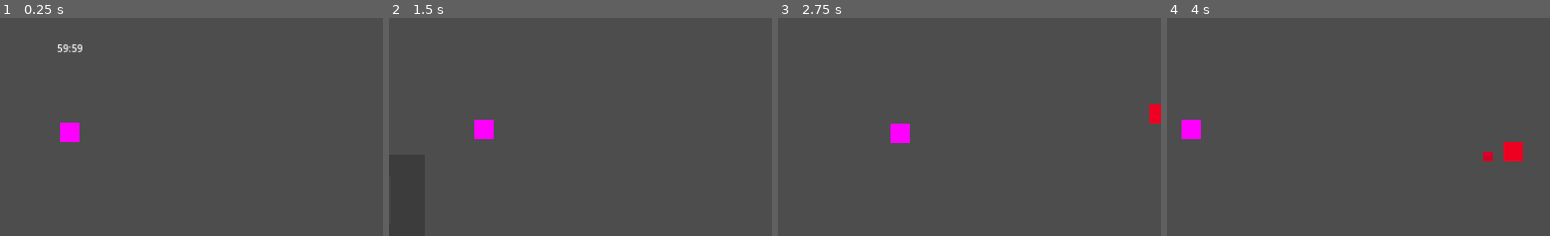
Above: before the commit, frames 1-4 (left to right).
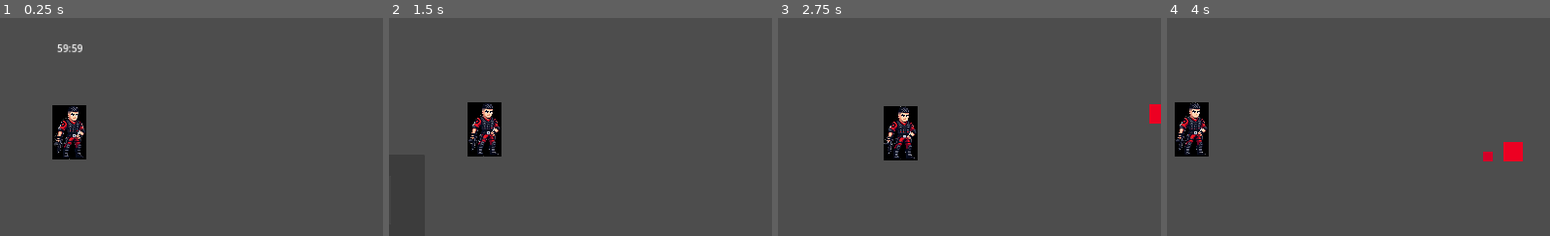
Above: after the commit, the same moments.

Repository: Elgert/first-game
Game: Godot game, scene res://scenes/game.tscn
The game is run twice, just before and just after one commit, with the same random seed, the same clock (stepped at 60 frames per second) and the same inputs.
Inputs (mouse positions are % of the whole screen's width and height, from its top left):
- Up to frame 1 (0.25 s): no input
- Up to frame 2 (1.5 s): tap Enter at 0.5 s; move the mouse to (72, 45) at 0.52 s; hold Right (ui_right) 0.53-1.25 s; click (72, 45) at 0.67 s; drag from (30, 55) to (45, 70) at 1.27 s
- Up to frame 3 (2.75 s): move the mouse to (60, 28) at 2.02 s; hold Right (ui_right) from 2.03 s (still down)
- Up to frame 4 (4 s): release Right (ui_right) at 2.75 s; drag from (45, 70) to (20, 35) at 2.77 s; move the mouse to (81, 65) at 3.52 s; hold Left (ui_left) from 3.53 s (still down)
The pictures show only the part of the screen within x 41-91%, y 24-74%; the shares and areas given below are measured in that part.

The runs differ from the first frame. In frame 1, 2.1% of the frame differs, in the area x 13-23%, y 40-65%; in frame 2, 2.2%; in frame 3, 2.2%, in the area x 27-37%, y 40-66%; in frame 4, 2.2%.

Commit message:
Refactor player scene: update player texture to new sprite asset, replace CircleShape2D with CollisionPolygon2D for improved collision handling, and adjust scale for better visual representation.

Diff:
--- a/scenes/player.tscn
+++ b/scenes/player.tscn
@@ -1,24 +1,17 @@
-[gd_scene load_steps=5 format=3 uid="uid://nvkr7gbbtpua"]
+[gd_scene load_steps=4 format=3 uid="uid://b3r45kypfcy2u"]
 
 [ext_resource type="Script" uid="uid://btq0tuwbjwnw5" path="res://scripts/player.gd" id="1_kcvxj"]
 [ext_resource type="Script" uid="uid://cw1aahoubta0a" path="res://scripts/weapon_projectile.gd" id="2_kpxe5"]
-
-[sub_resource type="CircleShape2D" id="CircleShape2D_u7fnj"]
-radius = 16.0
-
-[sub_resource type="PlaceholderTexture2D" id="PlaceholderTexture2D_04tsl"]
-size = Vector2(32, 32)
+[ext_resource type="Texture2D" uid="uid://8o3lfj44bhxb" path="res://assets/sprites/albanian_soldier.jpg" id="3_ybgqt"]
 
 [node name="Player" type="CharacterBody2D" groups=["player"]]
 z_index = 10
 collision_mask = 6
 script = ExtResource("1_kcvxj")
 
-[node name="CollisionShape2D" type="CollisionShape2D" parent="."]
-shape = SubResource("CircleShape2D_u7fnj")
-
 [node name="Sprite2D" type="Sprite2D" parent="."]
-texture = SubResource("PlaceholderTexture2D_04tsl")
+scale = Vector2(0.1, 0.1)
+texture = ExtResource("3_ybgqt")
 
 [node name="Camera2D" type="Camera2D" parent="."]
 position_smoothing_enabled = true
@@ -26,3 +19,6 @@
 
 [node name="BasicWeapon" type="Node2D" parent="."]
 script = ExtResource("2_kpxe5")
+
+[node name="CollisionPolygon2D" type="CollisionPolygon2D" parent="."]
+polygon = PackedVector2Array(-14, -17, -3, -24, -4, -40, 4, -44, 14, -40, 13, -23, 27, -3, 19, 9, 21, 37, 24, 42, -13, 43, -12, 24, -24, 13, -15, -17, -15, -17)
Binary file added: assets/sprites/albanian_soldier.jpg
Not shown, added: assets/sprites/albanian_soldier.jpg.import
